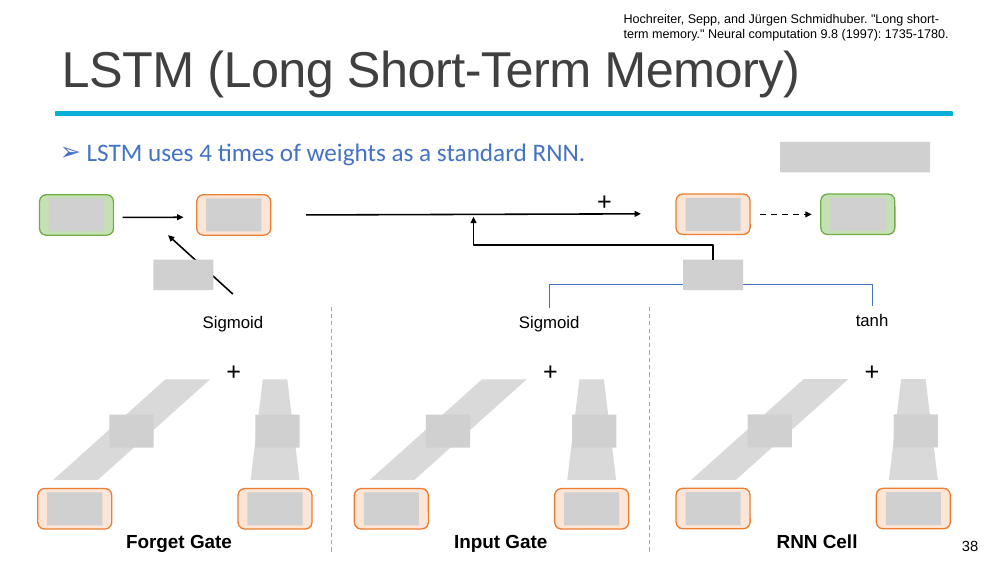
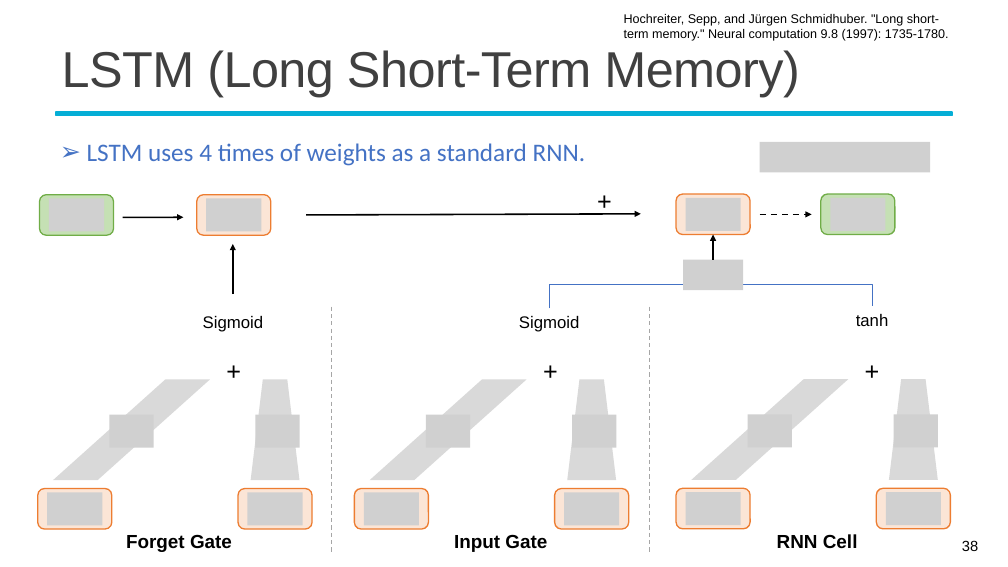
Before and after one commit to mcps5601/CGUDL_2025_fall, a slide deck: slide 38 of slides/rnn_1022.pptx. Drawn at 1008x567 pixels with LibreOffice and Linux fonts; fonts in the diff are those of the drawing; grey boxes stand for pictures; background and template pictures are left out. Boxes give left, top, right and bottom in pixels: in the first picture for what was removed or moved away, otherwise in the second. Text is boxed around its words. In the diff, an @@ line names an element or a change of style, - is before the commit and + after.

Commit message:
feat: update w8 slide

```diff
--- a/slides/rnn_1022.pptx
+++ b/slides/rnn_1022.pptx
@@ picture: place and size @@
-picture at (780,142,931,172)
+picture at (760,142,931,172)
@@ elbow arrow moved from (713, 259) - (473, 217) to (713, 259) - (713, 234) @@
@@ picture removed at (154,259,214,290) @@
@@ arrow moved from (233, 294) - (168, 235) to (233, 294) - (233, 244) @@
```
Also in this commit, not shown: 2 other slides changed, 1 other file.
